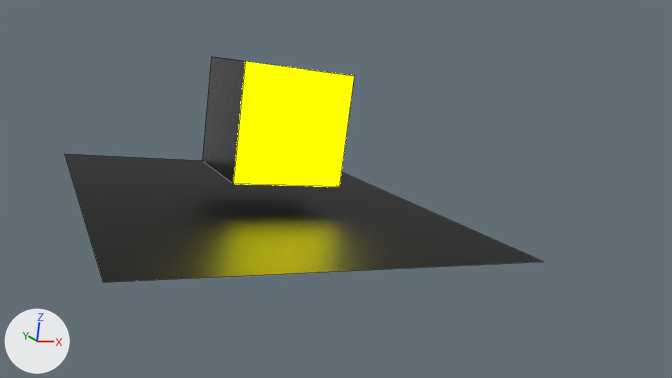
The Blender file application/lucre/models/emmissive/emissiveCube.blend: old version first, new version second.
Both versions are drawn from the file's camera 'Camera'. Arrows for +X, +Y and +Z are at lower left; the lights stay in place. Mesh edges are drawn as thin lines.
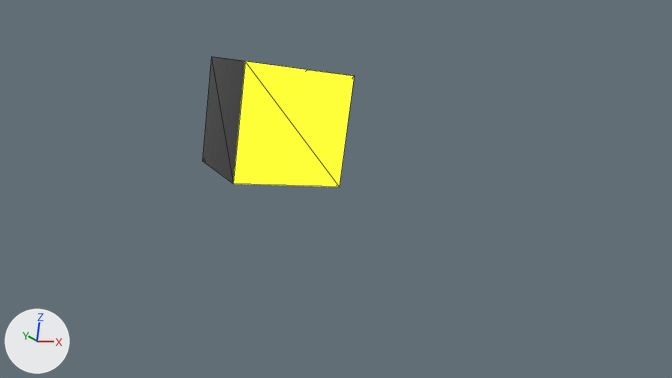
The change, as a list of edits to the scene's bpy script:
```text
Change mat_emissive:
    remove mat_emissive.strength = 8.3
    mat_emissive: emission_material('Emissive') -> principled_material('Emissive')
    mat_emissive.base_color: (1.0, 0.98, 0.0) -> (1.0, 0.955, 0.27)  # yellow #fffd00 -> yellow #fffa8e
    mat_emissive.metallic: 0.0 -> 1.0
    mat_emissive.roughness: 0.5 -> 1.0
    add mat_emissive.emission_color = (1.0, 1.0, 0.0)  # yellow #ffff00
    add mat_emissive.emission_strength = 1.0
Change me_cube:
    used by ob_cube; location = (0.0, 0.0, 0.0)
    remove me_cube.from_pydata(...)  # 8 vertices, 6 faces; spans x -1.0..1.0, y -1.0..1.0, z -1.0..1.0
    add me_cube.from_pydata(...)  # 24 vertices, 12 faces; spans x -1.0..1.0, y -1.0..1.0, z -1.0..1.0
    me_cube part 1
    6 faces are deleted
    16 vertices are added at x -1.0..1.0, y -1.0..1.0, z -1.0..1.0
    10 new faces join them, mat_darkmetallic (black #3a3a3a)
    2 new faces join them, mat_emissive (yellow #fffa8e)
Remove ob_plane:
    ob_plane = bpy.data.objects.new('Plane', me_plane)
    ob_plane.location = (0.0, 0.0, -1.5)
    ob_plane.scale = (3.29, 3.87, 2.06)
```

Boxes [x1, y1, x2, y2] around the edits, measured in the pictures (672 x 378 px):
'Plane', deleted
    before: [65, 154, 543, 282]
'Cube', recoloured, reshaped
    both: [202, 57, 354, 187]
